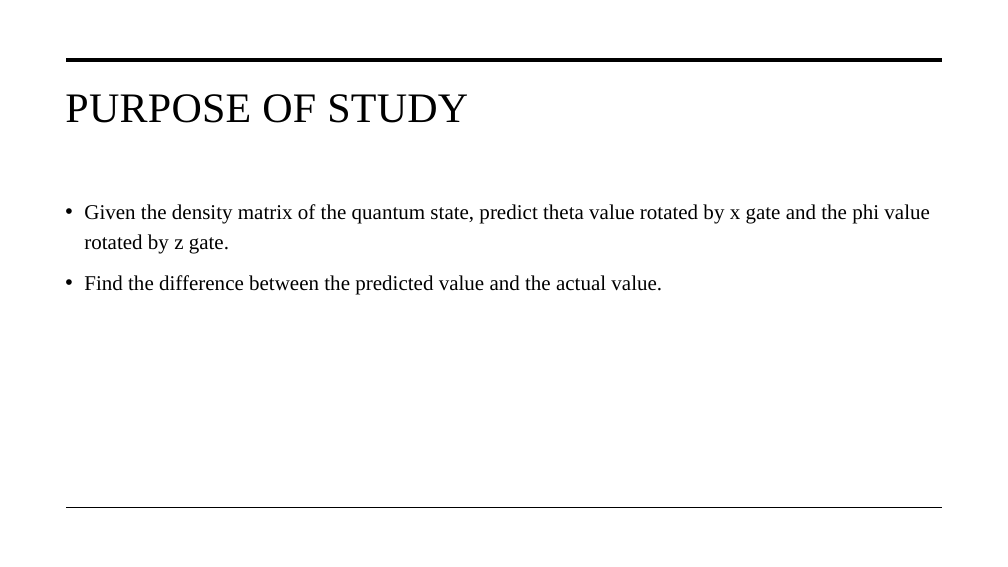
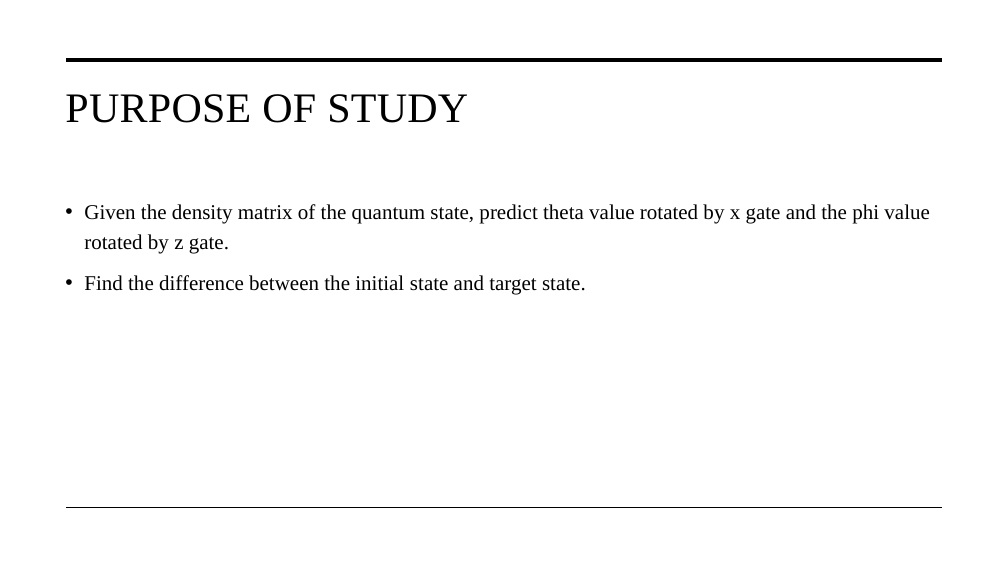
Before and after one commit to dogemie/Control_Nuclear_Spins, a slide deck: slide 2 of NV Center Optimization gate_2023.01.16.pptx. Drawn at 1008x567 pixels with LibreOffice and Linux fonts; fonts in the diff are those of the drawing. Boxes give left, top, right and bottom in pixels: in the first picture for what was removed or moved away, otherwise in the second. Text is boxed around its words. In the diff, an @@ line names an element or a change of style, - is before the commit and + after.

```diff
--- a/NV Center Optimization gate_2023.01.16.pptx
+++ b/NV Center Optimization gate_2023.01.16.pptx
@@ text at [84,275,586,295]: text changed @@
-• Find the difference between the predicted value and the actual value.
+• Find the difference between the initial state and target state.
```
Also in this commit, not shown: 6 other slides changed, 3 slides added, 44 other files.
